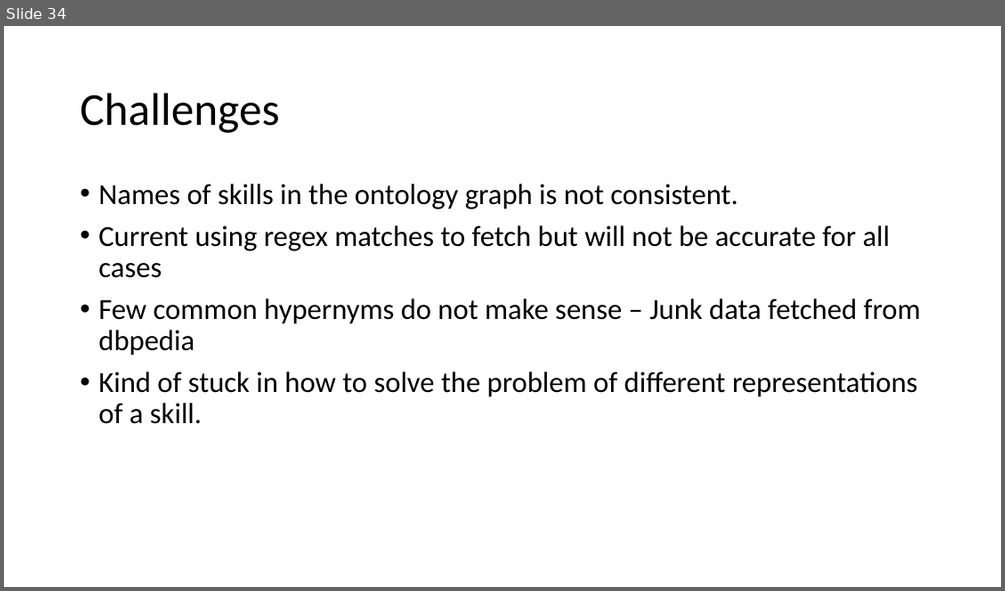
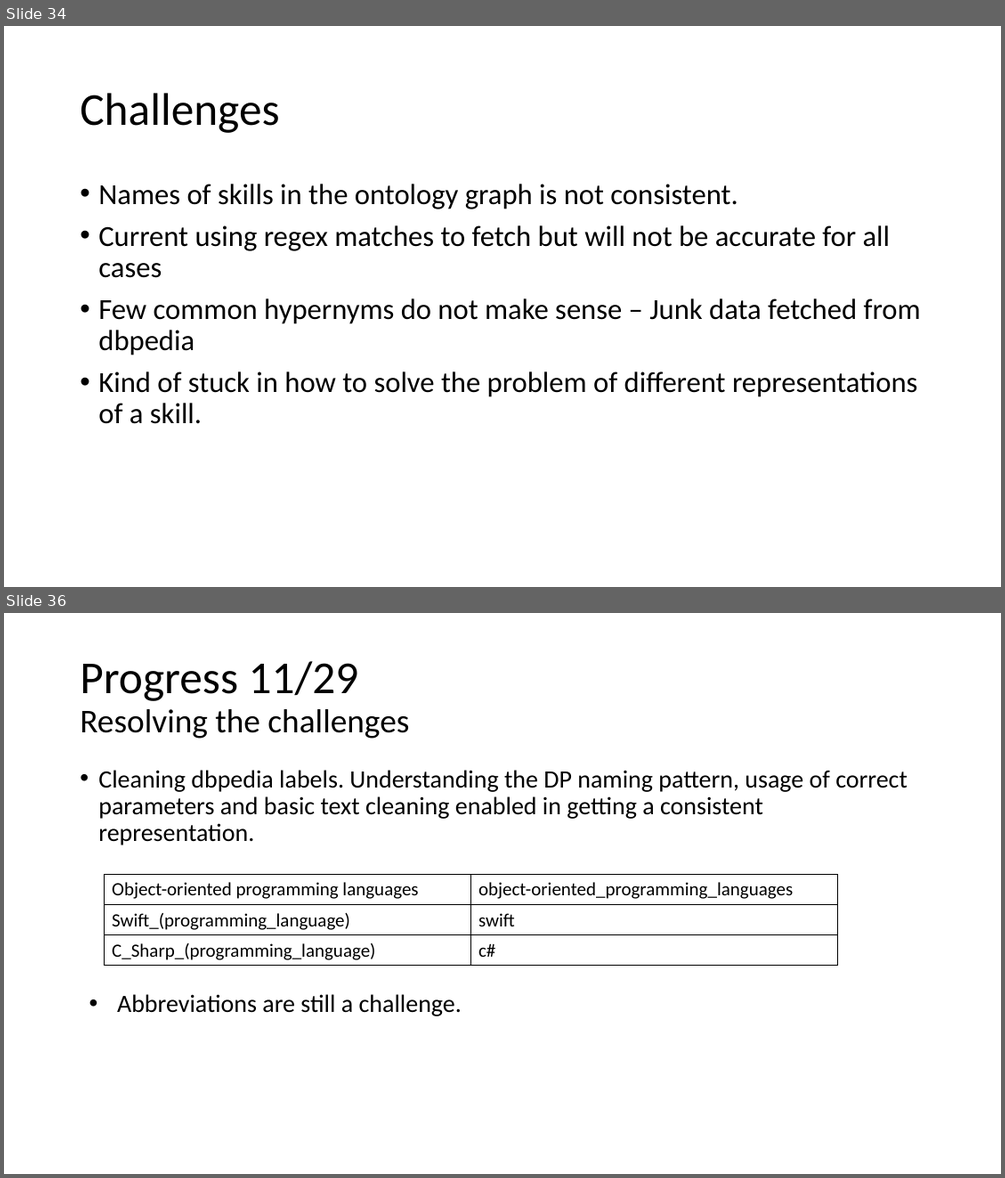
Before and after one commit to yeshbash/CS297, a slide deck: CS297-2.pptx. Shown one above the other, each under a label of ours: slide 34 before the commit, slides 34 and 36 after it; the slides between them are not shown. The pictures are 1005x591 and 1005x1178 pixels, drawn with LibreOffice and Linux fonts; fonts in the diff are those of the drawing. Boxes give left, top, right and bottom in pixels: in the first picture for what was removed or moved away, otherwise in the second. Text is boxed around its words. In the diff, an @@ line names an element or a change of style, - is before the commit and + after.

```diff
--- a/CS297-2.pptx
+++ b/CS297-2.pptx
@@ slide 36 added at (x1=4, y1=613, x2=1001, y2=1174), background #FFFFFF @@
@@ title added at (x1=80, y1=661, x2=409, y2=738), 32 pt, text #000000 @@
+Progress 11/29
+Resolving the challenges
@@ text added at (x1=98, y1=770, x2=907, y2=845), 24 pt, text #000000 @@
+• Cleaning dbpedia labels. Understanding the DP naming pattern, usage of correct parameters and basic text cleaning enabled in getting a consistent representation.
@@ table added at (x1=105, y1=875, x2=837, y2=966), 3 rows, 2 columns @@
+Object-oriented programming languages | object-oriented_programming_languages
+Swift_(programming_language) | swift
+C_Sharp_(programming_language) | c#
@@ text added at (x1=117, y1=994, x2=461, y2=1016), 24 pt, text #000000 @@
+• Abbreviations are still a challenge.
```
Also in this commit, not shown: 2 other slides added, 1 other file.
